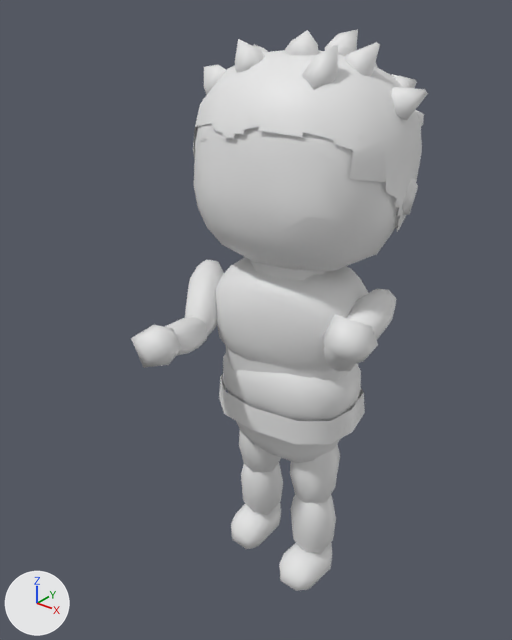
The glTF model models/look_m_short.glb, before and after one commit.
The view is the same before and after, from a camera (50 mm lens) standing at (0.993, -1.383, 1.612) and looking at (-0.035, -0.098, 0.815). The axes (+X, +Y, +Z) are drawn at lower left. The lights are the same throughout. The first picture is the older version. Both versions are drawn at frame 8 of the action 'long.reload'; the numbers are the values there.

The first picture shows 'chest.olive.12', 'foot_L.leather.2', 'hand_L.human_skin.18', 'hand_R.human_skin.21', 'head.hair.25', 'head.human_skin.22', 'lower_leg_L.denim.1', 'lower_leg_R.denim.4', 'spine.olive.13', 'spine.olive.14', 'upper_arm_R.olive.19', 'upper_leg_L.denim.0' and 19 more.
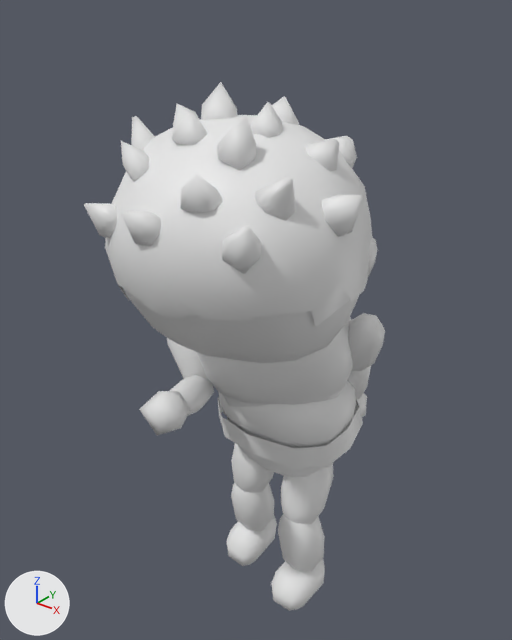
Not drawn themselves, but carrying or shaping drawn objects: ob_root, ob_spine, ob_chest, ob_head, ob_upper_arm_l, ob_lower_arm_l, ob_upper_arm_r, ob_lower_arm_r, ob_upper_leg_l, ob_lower_leg_l, ob_upper_leg_r, ob_lower_leg_r.

Changed parts and their boxes [x1, y1, x2, y2] in the pictures (512 x 640 px):
'head.hair.25', moved, turned: before [193, 50, 422, 232]; after [105, 115, 373, 327]
'head.human_skin.22', moved, turned: before [194, 109, 400, 271]; after [112, 236, 359, 364]
'chest.olive.12', moved, turned: before [216, 257, 368, 372]; after [196, 317, 353, 405]
'spine.olive.13', moved, turned: before [223, 353, 361, 421]; after [218, 381, 356, 448]
'spine.olive.14', moved, turned: before [219, 374, 365, 444]; after [218, 397, 363, 468]
'lower_leg_L.denim.1', moved, turned: before [291, 495, 336, 554]; after [278, 515, 325, 572]
'hand_R.human_skin.21', moved, turned: before [131, 325, 182, 368]; after [139, 391, 191, 435]
'upper_leg_L.denim.0', moved, turned: before [290, 445, 340, 504]; after [281, 463, 334, 524]
'upper_arm_L.olive.16', moved, turned: before [346, 289, 396, 340]; after [348, 313, 385, 371]
'foot_L.leather.2', moved, turned: before [279, 543, 332, 591]; after [271, 558, 325, 611]
'upper_arm_R.olive.19', moved, turned: before [185, 259, 224, 337]; after [167, 338, 213, 386]
'lower_leg_R.denim.4', moved, turned: before [241, 462, 283, 515]; after [231, 483, 274, 531]
'head.hair.36', moved, turned: before [301, 45, 338, 90]; after [222, 226, 262, 274]
'foot_R.leather.5', moved, turned: before [231, 503, 281, 549]; after [226, 516, 277, 566]
'hips.denim.6', moved: before [236, 421, 340, 463]; after [238, 445, 332, 477]
'head.hair.39', moved, turned: before [391, 87, 428, 120]; after [322, 194, 365, 237]
'hand_L.human_skin.18', moved, turned: before [323, 314, 378, 365]; after [353, 393, 367, 417]
'head.hair.31', moved, turned: before [344, 42, 380, 77]; after [255, 177, 296, 221]
'lower_arm_R.olive.20', moved, turned: before [165, 317, 207, 356]; after [170, 375, 214, 416]
'head.hair.26', moved, turned: before [325, 29, 358, 56]; after [217, 117, 256, 171]
'upper_leg_R.denim.3', moved, turned: before [239, 431, 281, 473]; after [231, 443, 274, 493]
'head.hair.28', moved, turned: before [284, 30, 319, 55]; after [180, 173, 223, 213]
'head.hair.33', moved, turned: before [235, 39, 264, 72]; after [120, 211, 161, 246]
'chest.cloth.8', moved, turned (mostly hidden afterwards): before [226, 346, 349, 381]; after [223, 386, 345, 407]
'head.hair.38', moved, turned: before [204, 65, 226, 95]; after [84, 203, 118, 238]
'head.hair.34', moved, turned (mostly hidden before): before [392, 74, 417, 88]; after [305, 139, 339, 171]
'head.hair.32', moved, turned (not visible before): after [201, 82, 238, 120]
'head.hair.30', moved, turned (mostly hidden before): before [253, 44, 268, 52]; after [121, 141, 150, 182]
'lower_arm_L.olive.17', moved, turned: before [323, 347, 355, 372]; after [347, 366, 371, 400]
'head.hair.27', moved, turned (not visible before): after [171, 113, 208, 145]
'head.hair.29', moved, turned (not visible before): after [250, 102, 282, 138]
'chest.olive.15', moved, turned (not visible afterwards): before [250, 260, 327, 280]
'head.human_skin.23', moved, turned: before [397, 178, 418, 215]; after [368, 237, 378, 277]
'head.hair.35', moved, turned (not visible before): after [131, 116, 155, 150]
'head.hair.41', moved, turned: before [415, 110, 424, 126]; after [325, 136, 357, 168]
'head.hair.37', moved, turned (not visible before): after [272, 96, 299, 125]
'head.hair.40', moved, turned (not visible before): after [173, 104, 199, 127]
'spine.cloth.11', moved, turned (mostly hidden): before [229, 393, 354, 445]; after [227, 417, 352, 432]
'hips.leather.10', moved (not visible before): after [231, 421, 297, 449]

The change in detail:
Object 'root' (ob_root) moves from (0.0, 0.01, 0.0) to (0.0, 0.0, -0.05).
Object 'spine' (ob_spine) turns from (2, 0, 4) to (14, 0, 4) degrees about x, y and z.
Object 'chest' (ob_chest) turns from (-3, 0, 10) to (8, 0, 22) degrees about x, y and z.
Object 'head' (ob_head) turns from (-10, 0, -8) to (12, 0, -8) degrees about x, y and z.
Object 'upper_arm_L' (ob_upper_arm_l) turns from (132, 27, 0) to (-168, 11, 0) degrees about x, y and z.
Object 'lower_arm_L' (ob_lower_arm_l) turns from (-84, -1.6, 0) to (-8, -1.6, 0) degrees about x, y and z.
Object 'upper_arm_R' (ob_upper_arm_r) turns from (133, -11, 0) to (150, -17, 0) degrees about x, y and z.
Object 'lower_arm_R' (ob_lower_arm_r) turns from (-55, 1.6, 0) to (-92, 1.6, 0) degrees about x, y and z.
Object 'upper_leg_L' (ob_upper_leg_l) turns from (174, -3, 0) to (156, -3, 0) degrees about x, y and z.
Object 'lower_leg_L' (ob_lower_leg_l) turns from (6, 0, 0) to (32, 0, 0) degrees about x, y and z.
Object 'upper_leg_R' (ob_upper_leg_r) turns from (-178, 3, 0) to (168, 3, 0) degrees about x, y and z.
Object 'lower_leg_R' (ob_lower_leg_r) turns from (4, 0, 0) to (26, 0, 0) degrees about x, y and z.
